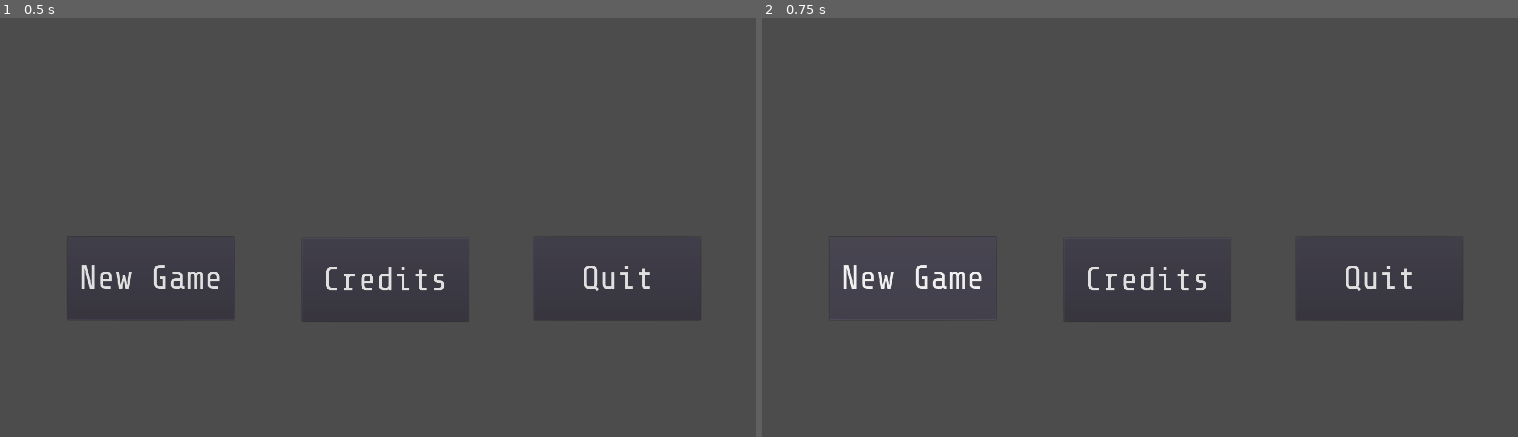
Above: before the commit, frames 1-2 (left to right).
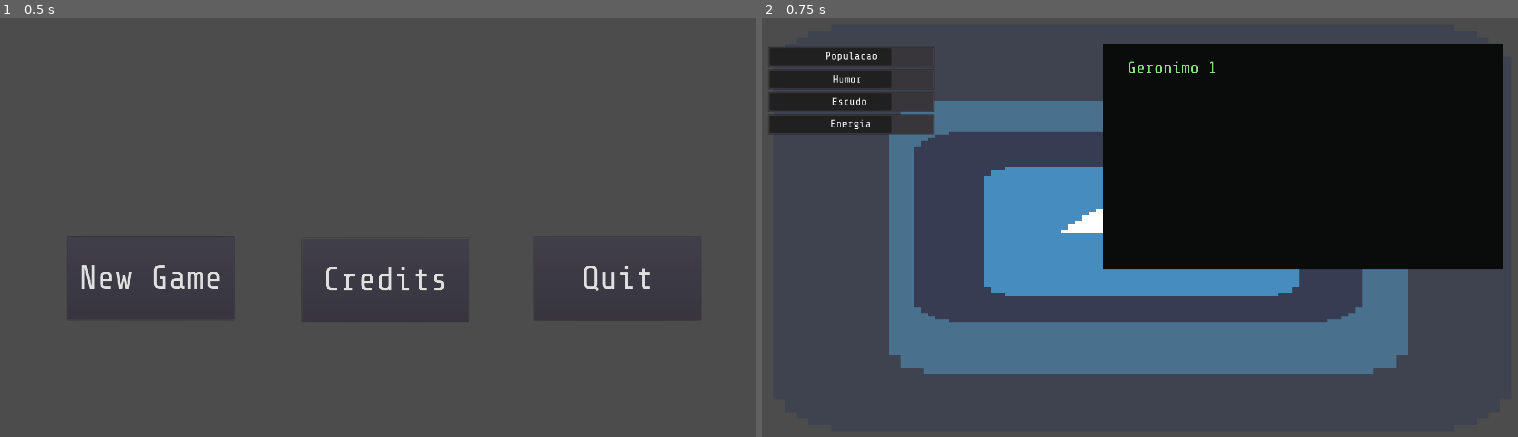
Above: after the commit, the same moments.

Repository: GamuxUnicamp/star_path
Game: Godot game, scene res://Scenes/MainMenu/MainMenu.tscn
Two runs of this game, one before a commit and one after it. Both use one fixed random seed, a clock stepped at 60 frames per second and the inputs below. The engine's default icon, where the game draws it, is replaced by a stand-in: a white triangle on a blue panel in a dark square.
Inputs:
- Up to frame 1 (0.5 s): no input
- Up to frame 2 (0.75 s): click "New Game" at 0.5 s

Frame 1 is identical in both runs. In frame 2, 51% of the frame differs, in the area x 0-99%, y 6-85%.

Commit message:
Ciclo diario

Diff:
--- a/Scenes/CenaTexto/CenaTexto.gd
+++ b/Scenes/CenaTexto/CenaTexto.gd
@@ -1,14 +1,8 @@
 extends Control
 
-# Declare member variables here. Examples:
-# var a = 2
-# var b = "text"
+func _ready():
+	pass
 
-# Called when the node enters the scene tree for the first time.
-func _ready():
-	#$Label.text = "Lorem ip\nsum dolor sit amet, consectetur adipiscing elit, sed do eiusmod tempor incididunt ut labore et dolore magna aliqua. Ut enim ad minim veniam, quis nostrud exercitation ullamco laboris nisi ut aliquip ex ea commodo consequat. Duis aute irure dolor in reprehenderit in voluptate velit esse cillum dolore eu fugiat nulla pariatur. Excepteur sint occaecat cupidatat\n non proident, sunt in culpa qui officia deserunt mollit anim id est laborum."
-	pass # Replace with function body.
-
-# Called every frame. 'delta' is the elapsed time since the previous frame.
-#func _process(delta):
-#	pass
+func mostrar(texto):
+	$Label.text = texto
+	pass
--- a/Scenes/MainMenu/MainMenu.gd
+++ b/Scenes/MainMenu/MainMenu.gd
@@ -1,22 +1,14 @@
 extends Control
 
-# Declare member variables here. Examples:
-# var a = 2
-# var b = "text"
-
-# Called when the node enters the scene tree for the first time.
 func _ready():
 	$NewGame.connect("pressed",self,"_new_game")
 	$Credits.connect("pressed",self,"_credits")
 	$Quit.connect("pressed",self,"_quit")
-	pass # Replace with function body.
 
 func _new_game():
+	get_tree().change_scene("res://Scenes/ShipScene/ShipScene.tscn")
 	pass
 func _credits():
 	pass
 func _quit():
 	get_tree().quit()
-# Called every frame. 'delta' is the elapsed time since the previous frame.
-#func _process(delta):
-#	pass
--- a/Scenes/ShipScene/ShipScene.gd
+++ b/Scenes/ShipScene/ShipScene.gd
@@ -1,15 +1,64 @@
 extends Node2D
 
+export var valor_inicial = 75
+
+var status = {"populacao":valor_inicial,"humor":valor_inicial,"escudo":valor_inicial,"energia":valor_inicial}
 
 var dia = 0
 var objetivo = 10
 
+
 func _ready():
+
+	#Atualiza status
+	for s in status.keys():
+		$Stats.get_node(s.capitalize()).value = status[s]
+
 	# faz coisa
-	comeca_dia()
+	novo_dia()
+
+
 	pass
 
-func comeca_dia():
+func novo_dia():
 	dia += 1
+	var acontecimento = "nada"
+	#Se for o primeiro dia, nao acontece nada
+
+	if acontecimento == "nada":
+		$Monitor/Texto.mostrar("Geronimo " + str(dia))
+	get_tree().create_timer(5).connect("timeout",self,"fim_dia",[{"populacao":0,"humor":0,"escudo":0,"energia":0}])
+
+	#Acontecimento aleatorio, (desafio, escolha, nada)
+	#acontece nada
+	#Update_monitor
+
+	#Se tiver desafio ou escolha:
+	#	Coloca o minijogo no monitor
+	#	Revela o minijogo
+
 
 	pass
+
+func fim_dia(somar_stats: Dictionary):
+
+
+	#Avaliaçcao dos status
+	for s in status.keys():
+		status[s] += somar_stats[s]
+		if status[s] > 100:
+			status[s] = 100
+		$Stats.get_node(s.capitalize()).value = status[s]
+		if status[s] <= 0:
+			yield(get_tree().create_timer(1),"timeout")
+			get_tree().quit()
+			return
+
+	if dia >= objetivo:
+		print("TETRA")
+		yield(get_tree().create_timer(1),"timeout")
+		get_tree().quit()
+		return
+	novo_dia()
+
+	pass
--- a/Scenes/ShipScene/ShipScene.tscn
+++ b/Scenes/ShipScene/ShipScene.tscn
@@ -1,10 +1,9 @@
-[gd_scene load_steps=7 format=2]
+[gd_scene load_steps=6 format=2]
 
 [ext_resource path="res://Scenes/ShipScene/ShipScene.gd" type="Script" id=1]
 [ext_resource path="res://icon.png" type="Texture" id=2]
 [ext_resource path="res://Scenes/ShipScene/Stats/Stats.tscn" type="PackedScene" id=3]
-[ext_resource path="res://Scenes/ShipScene/Stats.tres" type="DynamicFont" id=4]
-[ext_resource path="res://Scenes/CenaTexto/CenaTexto.tscn" type="PackedScene" id=5]
+[ext_resource path="res://Scenes/CenaTexto/CenaTexto.tscn" type="PackedScene" id=4]
 
 [sub_resource type="ViewportTexture" id=1]
 viewport_path = NodePath("Monitor")
@@ -31,18 +30,6 @@
 margin_right = 469.124
 margin_bottom = 301.843
 
-[node name="Puzzle" type="Node2D" parent="."]
-
-[node name="Next" type="Button" parent="."]
-margin_left = 1454.62
-margin_top = 914.625
-margin_right = 1854.62
-margin_bottom = 1014.62
-focus_mode = 0
-custom_fonts/font = ExtResource( 4 )
-enabled_focus_mode = 0
-text = "-> To be continued"
-
 [node name="Monitor" type="Viewport" parent="."]
 size = Vector2( 1920, 1080 )
 own_world = true
@@ -50,9 +37,9 @@
 usage = 0
 audio_listener_enable_2d = true
 
-[node name="Texto" parent="Monitor" instance=ExtResource( 5 )]
+[node name="Texto" parent="Monitor" instance=ExtResource( 4 )]
 
 [node name="SpriteMonitor" type="Sprite" parent="."]
-position = Vector2( 1350.36, 350.59 )
+position = Vector2( 1353.99, 354.22 )
 scale = Vector2( 0.5, -0.5 )
 texture = SubResource( 1 )
